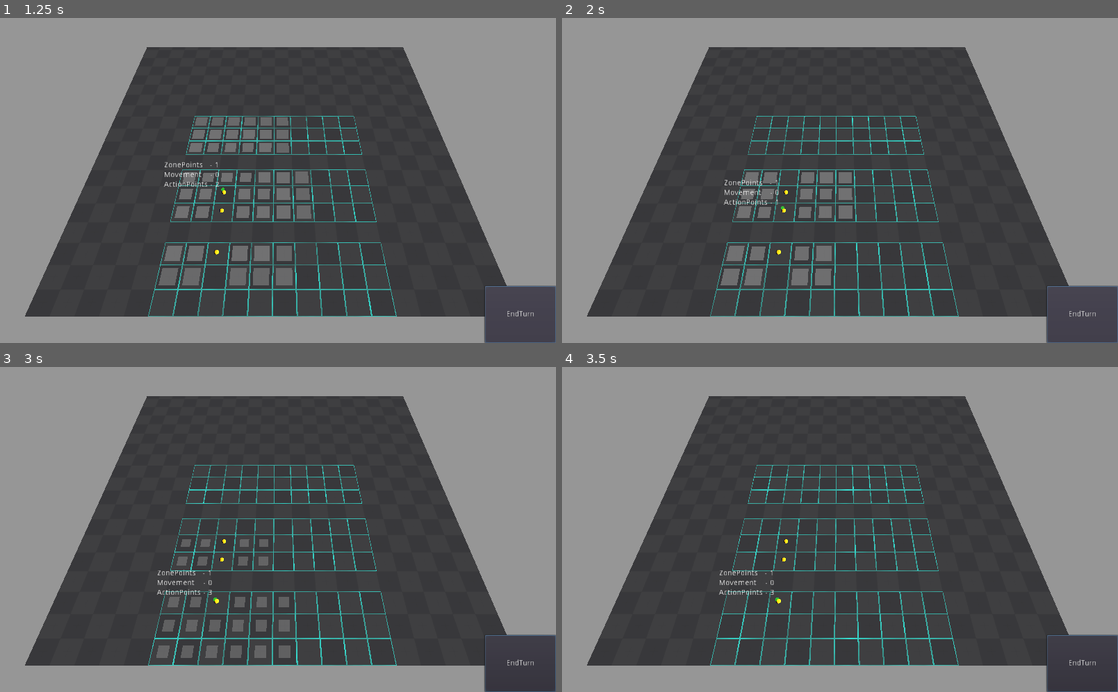
Above: before the commit, frames 1-4 (two rows, left to right).
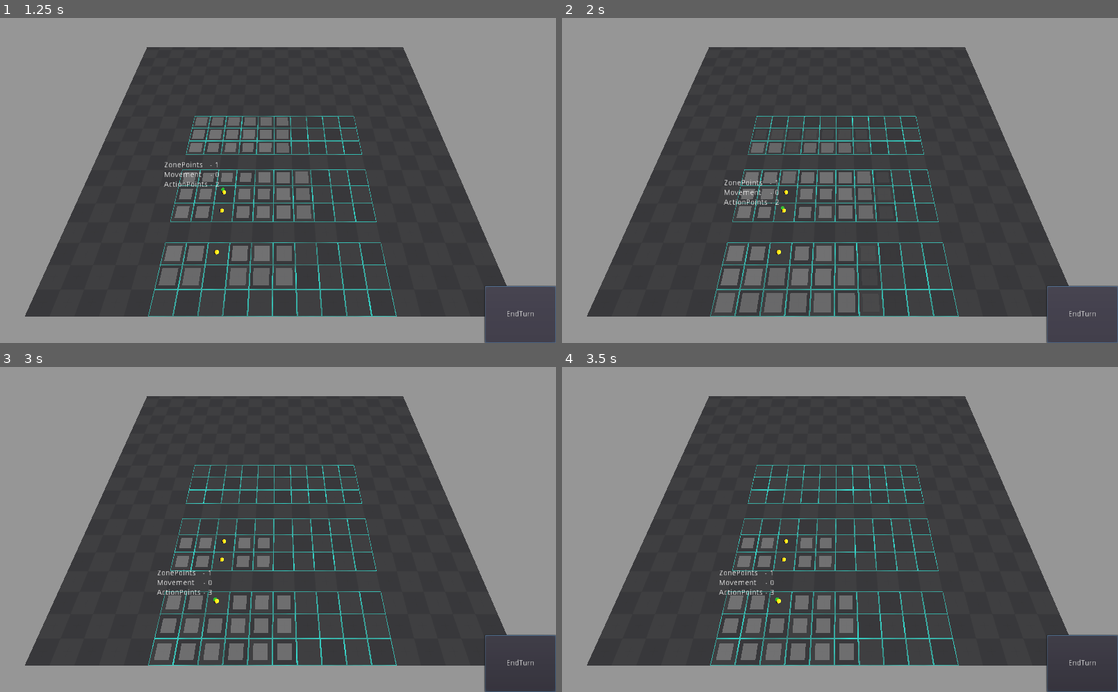
Above: after the commit, the same moments.

Repository: Rogotch/Desert
Game: Godot game, scene res://Resources/Scenes/3D/3dMap.tscn
Same seed, same stepped clock (60 frames per second), same inputs: the game is played once before the commit and once after it. The project has no main scene, so this scene is started directly.
Inputs (mouse positions are in pixels of both pictures, inside the frame that each line leads up to):
- Up to frame 1 (1.25 s): click "EndTurn" at 0.5 s
- Up to frame 2 (2 s): click "EndTurn" at 1.25 s
- Up to frame 3 (3 s): click "EndTurn" at 2 s; move the mouse to (400, 513) at 2.77 s; click (400, 513) at 2.92 s
- Up to frame 4 (3.5 s): no input

Frame 1 is identical in both runs. In frame 2, 2.2% of the frame differs, in the area x 27-56%, y 38-91%; in frame 3, 1.0%; in frame 4, 2.6%, in the area x 27-53%, y 52-91%.
Error before the commit: Invalid get index '17' (on base: 'Array'). (res://Resources/Scripts/3DScripts/ArenaScript.gd:446)

Commit message:
Bugfix, Movement until the target is in attack range
Поправил баги, возникающие, если кликать вне зоны доступного перемещения, а так же сделал построение пути таким образом, что персонаж будет двигаться до тех пор, пока цель не окажется в радиусе атаки, либо подойдёт вплотную

Diff:
--- a/Resources/Entities/3D/PathAreaTile.tscn
+++ b/Resources/Entities/3D/PathAreaTile.tscn
@@ -191,6 +191,16 @@
 "update": 0,
 "values": [ Color( 1, 1, 1, 0 ), Color( 1, 1, 1, 0.0862745 ) ]
 }
+tracks/3/type = "bezier"
+tracks/3/path = NodePath(".:translation:y")
+tracks/3/interp = 1
+tracks/3/loop_wrap = true
+tracks/3/imported = false
+tracks/3/enabled = false
+tracks/3/keys = {
+"points": PoolRealArray( -0.985722, -0.25, 0, 0.05, 2.00188, 0, -0.1, 1.01616, 0.25, 0 ),
+"times": PoolRealArray( 0.15, 0.45 )
+}
 
 [sub_resource type="Animation" id=7]
 resource_name = "disappear"
--- a/Resources/Scenes/3D/3dMap.tscn
+++ b/Resources/Scenes/3D/3dMap.tscn
@@ -209,7 +209,7 @@
 physic_speed = 30.0
 MaxMovement = 3
 ZoneCross = 1
-MaxActionPoints = 1
+MaxActionPoints = 2
 GridPath = NodePath("../../Environment/GridMap")
 MarkerPath = NodePath("../../Environment/Marker")
 DrawPath = NodePath("../../Environment/Draw")
--- a/Resources/Scripts/3DScripts/ArenaScript.gd
+++ b/Resources/Scripts/3DScripts/ArenaScript.gd
@@ -24,6 +24,8 @@
 
 var Grid = []
 var GridSize
+var GridStart
+
 const RoundDirections = [
 	Vector2( 1, 0),
 	Vector2( 0, 1),
@@ -95,14 +97,14 @@
 #Устанавливает визуальное отображение сетки
 func SetVisualGrids():
 	var count = 0
-#	var MinPos = Vector2(0,0)
+	var MinPos = Vector2(99,99)
 	var MaxPos = Vector2(0,0)
 #	print(str(Zones))
 	for zone in Zones:
 		if zone.interzone:
 			continue
-#		MinPos.x = (MinPos.x if zone.StartPos.x >= MinPos.x else zone.StartPos.x)
-#		MinPos.y = (MinPos.y if zone.StartPos.y >= MinPos.y else zone.StartPos.y)
+		MinPos.x = (MinPos.x if zone.StartPos.x >= MinPos.x else zone.StartPos.x)
+		MinPos.y = (MinPos.y if zone.StartPos.y >= MinPos.y else zone.StartPos.y)
 		MaxPos.x = (MaxPos.x if zone.EndPos.x <= MaxPos.x else zone.EndPos.x)
 		MaxPos.y = (MaxPos.y if zone.EndPos.y <= MaxPos.y else zone.EndPos.y)
 		var newGrid = GridClass.instance()
@@ -117,6 +119,7 @@
 		count += 1
 	print("MaxPos - " + str(MaxPos))
 	GridSize = MaxPos
+	GridStart = MinPos
 	AutofilGridMap(MaxPos)
 	pass
 
@@ -139,10 +142,10 @@
 			var pointZone = GetZoneByPosition(Vector2(i,j))
 			if pointZone:
 				NewPoint.zoneID = pointZone.ZoneId
-				NewPoint.interZonePoint = pointZone.interzone
+				NewPoint.interzoneFlag = pointZone.interzone
 			else:
 				NewPoint.zoneID = null
-				NewPoint.interZonePoint = null
+				NewPoint.interzoneFlag = null
 				NewPoint.content = NewPoint.OUTZONE
 			line.append(NewPoint)
 		Grid.append(line)
@@ -162,26 +165,26 @@
 			if node == finPos:
 				print("Дошли до обратной постройки пути!")
 	#			break
-				PrintGrid(finPos)
+#				PrintGrid(finPos)
 				return SetTrace(finPos, newGrid)
 			else:
-				var DirectionArr = (RectDirections if Grid[node.x][node.y].interZonePoint else RoundDirections)
+				var DirectionArr = (RectDirections if Grid[node.x][node.y].interzoneFlag else RoundDirections)
 				for dir in DirectionArr:
 					# Проверка, чтобы проход через междузонье был строго прямо
 					if (InGridCheck(node, dir, zPoint.start, zPoint.end) &&
-						(Grid[node.x][node.y].interZonePoint &&
-						 Grid[node.x + dir.x][node.y + dir.y].interZonePoint ||
-						 Grid[node.x + dir.x][node.y + dir.y].interZonePoint &&
+						(Grid[node.x][node.y].interzoneFlag &&
+						 Grid[node.x + dir.x][node.y + dir.y].interzoneFlag ||
+						 Grid[node.x + dir.x][node.y + dir.y].interzoneFlag &&
 						abs(dir.x) + abs(dir.y) > 1)):
 						continue
 						# Проверка, что следующая точка является доступной для перемещения и находится в рамках зоны
 					elif isCellCheck(node, dir, newGrid, zPoint.start, zPoint.end, _character):
 						ScanningNodes.append(node + dir)
-		var startString = "Startpos - %s, Endpos - %s"
-		var actualstring = startString % [str(startPos), str(finPos)]
-		print(actualstring)
+#		var startString = "Startpos - %s, Endpos - %s"
+#		var actualstring = startString % [str(startPos), str(finPos)]
+#		print(actualstring)
 	#	print(str(Grid))
-		PrintGrid(finPos)
+#		PrintGrid(finPos)
 		ClearPoints()
 		print("Путь не был найден")
 	return []
@@ -195,15 +198,15 @@
 	var ScanningNodes = {startPos : cell}
 	var nodesKeys = ScanningNodes.keys()
 	for node in nodesKeys:
-		var DirectionArr = (RectDirections if Grid[node.x][node.y].interZonePoint else RoundDirections)
+		var DirectionArr = (RectDirections if Grid[node.x][node.y].interzoneFlag else RoundDirections)
 		for dir in DirectionArr:
 			# Проверка, чтобы значение находилось в рамках зоны
 			if InGridCheck(node, dir, Vector2.ZERO, GridSize):
 				# Проверка, чтобы в интерзону можно было входить и выходить только прямо, а не диагонально
 				# Или проверка, чтобы нельзя было проходить диагонально при наличии боковых препятствий
-				if((Grid[node.x][node.y].interZonePoint &&
-					 Grid[node.x + dir.x][node.y + dir.y].interZonePoint ||
-					 Grid[node.x + dir.x][node.y + dir.y].interZonePoint &&
+				if((Grid[node.x][node.y].interzoneFlag &&
+					 Grid[node.x + dir.x][node.y + dir.y].interzoneFlag ||
+					 Grid[node.x + dir.x][node.y + dir.y].interzoneFlag &&
 					 abs(dir.x) + abs(dir.y) > 1) ||
 					(abs(dir.x) + abs(dir.y) > 1 &&
 					(Grid[node.x][node.y + dir.y].content != GridPoint.EMPTY ||
@@ -214,7 +217,7 @@
 					# Если клетка пуста и её ещё нет в словаре сканированных клеток
 					if Grid[gridPos.x][gridPos.y].content == GridPoint.EMPTY && !ScanningNodes.has(gridPos):
 						# Поставь флаг, не интерзона ли это
-						var flag = Grid[gridPos.x][gridPos.y].interZonePoint
+						var flag = Grid[gridPos.x][gridPos.y].interzoneFlag
 						# Если не интерзона, увеличь стоимость передвижения на 1
 						var movementCost   = ScanningNodes[node].movement   + (0 if flag else 1)
 						# Проверь стоимость в AP
@@ -244,7 +247,7 @@
 		var Line = ""
 		for j in Grid[i].size():
 			if dic.has(Vector2(i, j)):
-				Line += "%5s" % (str(dic[Vector2(i, j)].movement) if !Grid[i][j].interZonePoint else "!")
+				Line += "%5s" % (str(dic[Vector2(i, j)].movement) if !Grid[i][j].interzoneFlag else "!")
 			else:
 				Line += "%5s" % ""
 				pass
@@ -254,7 +257,7 @@
 func CreatePathZone(character):
 	var zone = SetZoneGrid(character)
 	for tilepos in zone.keys():
-		if !Grid[tilepos.x][tilepos.y].interZonePoint && !zone[tilepos].movement == 0:
+		if !Grid[tilepos.x][tilepos.y].interzoneFlag && !zone[tilepos].movement == 0:
 			var newTile = tileClass.instance()
 			PathZone.add_child(newTile)
 			newTile.transform.origin = gridMap.map_to_world(tilepos.x, 0, tilepos.y)
@@ -292,7 +295,7 @@
 		print("Клетка была отсканирована")
 	if InGridCheck(pos, direction, startZPoint, endZPoint):
 #		Проверка, что точка свободна для передвижения или она является целью персонажа и его предыдущая позиция не является междузоньем
-		if  ((gridArr[gridPos.x][gridPos.y].content == GridPoint.EMPTY || gridPos == _Character.target && !gridArr[pos.x][pos.y].interZonePoint) &&
+		if  ((gridArr[gridPos.x][gridPos.y].content == GridPoint.EMPTY || gridPos == _Character.target && !gridArr[pos.x][pos.y].interzoneFlag) &&
 		gridArr[gridPos.x][gridPos.y].step == null):
 #			print(str(gridArr[pos.x][pos.y]))
 #			Проверка, что при диагональном переходе обе боковые клетки пусты
@@ -316,12 +319,12 @@
 	var stepNum = gridArr[finPos.x][finPos.y].step
 	while stepNum != 1:
 #		Перебираем окружающие ячейки
-#		var DirectionArr = (RectDirections if Grid[newTrace[-1].x][newTrace[-1].y].interZonePoint else RoundDirections)
+#		var DirectionArr = (RectDirections if Grid[newTrace[-1].x][newTrace[-1].y].interzoneFlag else RoundDirections)
 		for dir in RoundDirections:
 #			Если и текущая и прошлая точки находятся в междузонье, то пропусти текущую точку
 			if (InGridCheck(newTrace[-1], dir, Vector2.ZERO, GridSize) &&
-			Grid[newTrace[-1].x][newTrace[-1].y].interZonePoint &&
-			gridArr[newTrace[-1].x + dir.x][newTrace[-1].y + dir.y].interZonePoint):
+			Grid[newTrace[-1].x][newTrace[-1].y].interzoneFlag &&
+			gridArr[newTrace[-1].x + dir.x][newTrace[-1].y + dir.y].interzoneFlag):
 				continue
 #			Берём одну из ближайших ячеек, относительно нашей сдвинутой на dir
 			var NextPoint = NextStep(newTrace[-1], gridArr, dir)
@@ -355,7 +358,7 @@
 	pass
 
 #Проверяем, что ячейка находится внутри сетки
-func InGridCheck(pos, direction, ZoneStartPosition, ZoneEndPosition):
+func InGridCheck(pos, direction, ZoneStartPosition = GridStart, ZoneEndPosition = GridSize):
 	var gridPos = (pos) + direction
 #	print("GridSize - "+ str(GridSize))
 	if gridPos.x < ZoneEndPosition.x && gridPos.x >= ZoneStartPosition.x:
@@ -364,13 +367,14 @@
 	return false
 	pass
 
-func InDistanceCheck(character, Distance, targetPosition):
+func InDistanceCheck(startPos, Distance, targetPosition):
 	var cell = {stepLevel = 0}
-	var startPos = character.ZonePosition
+#	var startPos = character.ZonePosition
 #	var targetPosition = character.target
 #	var Distance = character.AttackDistance
 	var ScanningNodes = {startPos : cell}
 	var nodesKeys = ScanningNodes.keys()
+	print("targetPosition " + str(targetPosition))
 	for node in nodesKeys:
 		for dir in RoundDirections:
 			# Проверка, чтобы значение находилось в рамках зоны
@@ -388,6 +392,7 @@
 						else: # иначе просто добавь её в массив сканируемых точек
 							ScanningNodes[gridPos] = {stepLevel = newStepLevel}
 							nodesKeys.append(gridPos)
+#	print("ScanningNodes " + str(ScanningNodes.keys()))
 	return false
 	pass
 
@@ -409,24 +414,52 @@
 	return {path = newTrace, cost = Cost}
 	pass
 
-func BuildPathToTheTarget(_Character, endPos):
+#Строит путь до цели, может просто до неё вплотную, а может до позиции, пока цель не окажется в зоне поражения
+#Можно расширить так, что мы определяем какая зона поражения
+#Скорее всего мы добавляем в персонажа энумератор действия и даём геттер, чтобы он выдавал параметры действия - урон, дистанция и т.д.
+func BuildPathToTheTarget(_Character, endPos, attack = false):
 	var trace = WaveFindPath(_Character, endPos)
 	trace.invert()
 	var newTrace = []
+	var InDistance = false
 	var Cost = {movement = 0, zonePoints = 0}
+	print()
 	for tracePosition in trace:
 		if Grid[tracePosition.x][tracePosition.y].CheckMovement(_Character, Cost):
-			print("Один есть!")
+#			print("Cost - " + str(Cost))
 			newTrace.append(tracePosition)
+#			print("NewCost - " + str(GetCostMovement(_Character, newTrace)))
+			if attack:
+				if (InDistanceCheck(tracePosition, _Character.AttackDistance, _Character.target) && #Если цель на этой точке находится в дистанции поражения
+				!Grid[tracePosition.x][tracePosition.y].interzoneFlag && # И если это не интерзона
+				GetCostMovement(_Character, newTrace).actionPoints < _Character.ActionPoints): # И если у игрока есть хотя бы 1 AP
+					print("newTrace - " + str(newTrace))
+					InDistance = true
+					break
 		else:
 			break
 	var SelectedTarget = null
+	print("newTrace - " + str(newTrace))
 	if newTrace.size() > 0 && _Character.target == newTrace[-1]:
 		SelectedTarget = newTrace[-1]
 		newTrace.remove(newTrace.find(newTrace[-1]))
-	return {path = newTrace, cost = Cost, target = SelectedTarget}
-	pass
-
+	return {path = newTrace, cost = Cost, target = SelectedTarget, InDistance = false}
+	pass
+
+# Высчитывание стоимости передвижения по пути
+func GetCostMovement(character, path):
+	var Cost = {movement = 0, actionPoints = 0, zonePoints = 0}
+	for point in path:
+		if !Grid[point.x][point.y].interzoneFlag:
+			if character.Movement + character.Speed * Cost.actionPoints > Cost.movement:
+				Cost.movement += 1
+			else:
+				Cost.movement += 1
+				Cost.actionPoints += 1
+		else:
+			Cost.zonePoints += 1
+	return Cost
+	pass
 
 func SetGlobalPath(mapPath):
 	var finalPath = []
@@ -440,16 +473,17 @@
 func GoToClick(character, click_position):
 	var startPosition = character.ZonePosition
 	var selectedPosition = Vector2(gridMap.world_to_map(click_position).x, gridMap.world_to_map(click_position).z)
-	if startPosition != selectedPosition:
-		ClearPathZone()
+	if InGridCheck(selectedPosition, Vector2.ZERO) && startPosition != selectedPosition:
 		var trace
-		if Grid[selectedPosition.x][selectedPosition.y].content == GridPoint.CHARACTER:
-#			print("Находится ли цель в зоне")
-			character.target = selectedPosition
-			trace = BuildPathToTheTarget(character, selectedPosition)
-			prints("target", str(trace.target))
-		elif Grid[selectedPosition.x][selectedPosition.y].content == GridPoint.EMPTY:
-			trace = BuildPathToTheEmptyZone(character, selectedPosition)
-		var finalPath = SetGlobalPath(trace.path)
-		character.path = finalPath
-	pass
+		if !Grid[selectedPosition.x][selectedPosition.y].interzoneFlag:
+			ClearPathZone()
+			if Grid[selectedPosition.x][selectedPosition.y].content == GridPoint.CHARACTER:
+	#			print("Находится ли цель в зоне")
+				character.target = selectedPosition
+				trace = BuildPathToTheTarget(character, selectedPosition, true)
+				prints("target", str(trace.target))
+			elif Grid[selectedPosition.x][selectedPosition.y].content == GridPoint.EMPTY:
+				trace = BuildPathToTheEmptyZone(character, selectedPosition)
+			var finalPath = SetGlobalPath(trace.path)
+			character.path = finalPath
+	pass
--- a/Resources/Scripts/3DScripts/Character.gd
+++ b/Resources/Scripts/3DScripts/Character.gd
@@ -82,12 +82,14 @@
 			path.remove(0)
 		if path.size() == 0:
 			Moving = false
-			Arena.CreatePathZone(self)
+#			Arena.CreatePathZone(self)
 			printt(str(target), str(Movement), str(ActionPoints))
 			if target != null:
 				DoSomething()
 			elif Movement == 0 && ActionPoints == 0:
 				FightSystem.EndTurn()
+			else:
+				Arena.CreatePathZone(self)
 #			print("Movement - " + str(movement))
 		pass
 #			move_and_slide(move_vec.normalized() * speed, Vector3.UP)
@@ -145,7 +147,7 @@
 
 func SetPath(newPath):
 	print("Setter work!")
-	if target != null && Arena.InDistanceCheck(self, AttackDistance, target):
+	if target != null && Arena.InDistanceCheck(ZonePosition, AttackDistance, target):
 		print("In distance without movement")
 		DoSomething()
 	elif newPath.size() == 0:
@@ -158,7 +160,7 @@
 # Атака или другие действия. Срабатывает всегда, когда target != null
 func DoSomething():
 	print("Somethimg!")
-	if Arena.InDistanceCheck(self, AttackDistance, target) && ActionPoints > 0:
+	if Arena.InDistanceCheck(ZonePosition, AttackDistance, target) && ActionPoints > 0:
 		ActionPoints -= 1
 		print("In AttackDistance")
 	target = null
--- a/Resources/Scripts/NodeScripts/GridPoint.gd
+++ b/Resources/Scripts/NodeScripts/GridPoint.gd
@@ -7,7 +7,7 @@
 var step = null
 var content = EMPTY
 var zoneID
-var interZonePoint = false
+var interzoneFlag = false
 
 func _ready():
 	add_to_group("GridPoints")
@@ -21,19 +21,20 @@
 #Проверка возможности прохождения через эту клетку персонажем
 func CheckMovement(_character, lastPointsCost):
 	var potentialMovement = _character.Speed * _character.ActionPoints + _character.Movement
+
 #	Если это межзонье, но у игрока есть и пункты движения и пункты перехода между зонами
-	if interZonePoint && _character.ZonePoints > lastPointsCost.zonePoints && potentialMovement > lastPointsCost.movement:
+	if interzoneFlag && _character.ZonePoints > lastPointsCost.zonePoints && potentialMovement > lastPointsCost.movement:
 #		То увеличь в стоимости пути количество необходимых пунктов межзония, не меняя при этом пункты движения
 		lastPointsCost.zonePoints += 1
 #		Верни истину, если у персонажа ещё есть очки передвижения и ложь в обратном случае
 		return (potentialMovement > lastPointsCost.movement)
 	else:
 #		Если это межзонье, но у игрока нет очков перехода между зонами, то верни ложь
-		if interZonePoint && _character.ZonePoints <= lastPointsCost.zonePoints:
+		if interzoneFlag && _character.ZonePoints <= lastPointsCost.zonePoints:
 			return false
 		else:
 #			Если это межзонье, верни ложь
-			if interZonePoint:
+			if interzoneFlag:
 				return false
 			else:
 #				Иначе верни результат в зависимости от того, достаточно ли у игрока очков передвижения и увеличь стоимость передвижения на 1
@@ -48,7 +49,7 @@
 	pass
 
 func OnCellMove(_Character):
-	if interZonePoint:
+	if interzoneFlag:
 		_Character.ZonePoints -= 1
 	else:
 		if !_Character.freeMovement:
